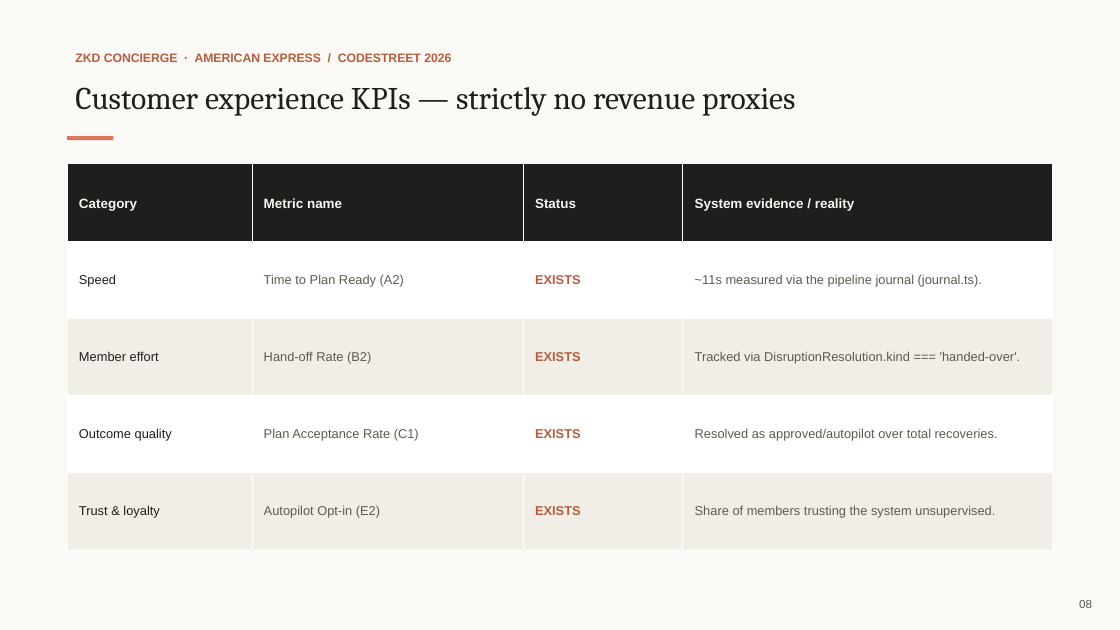
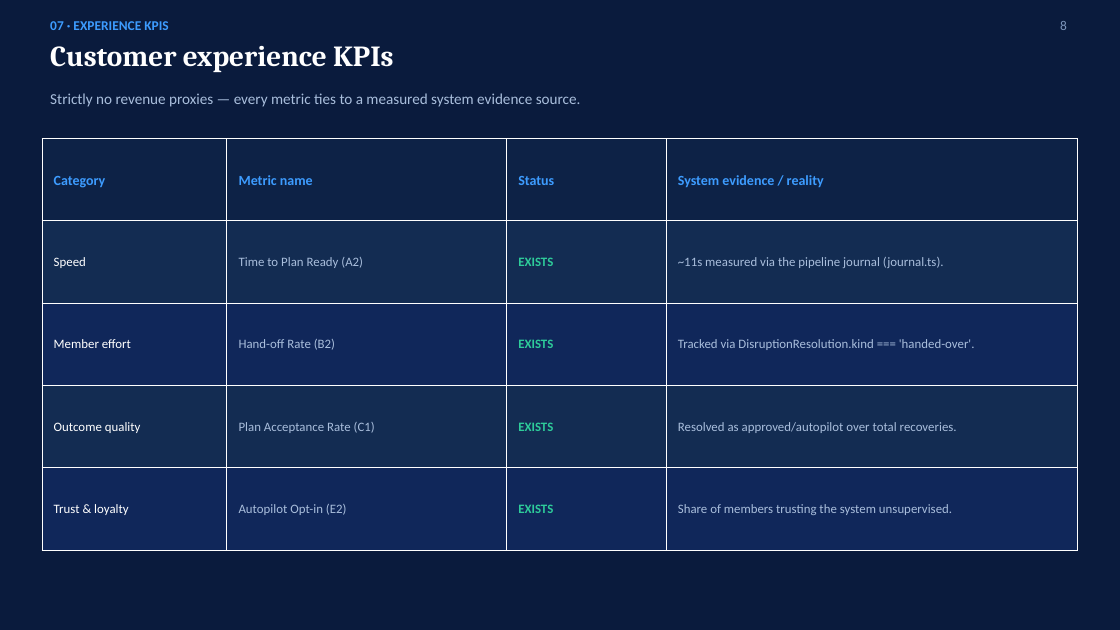
Before and after one commit to Krishna-529/amex-hackathon-2026, a slide deck: slide 8 of assets/deck/ZKD_Concierge_Codestreet_2026.pptx. Drawn at 1120x630 pixels with LibreOffice and Linux fonts; fonts in the diff are those of the drawing. Boxes give left, top, right and bottom in pixels: in the first picture for what was removed or moved away, otherwise in the second. Text is boxed around its words. In the diff, an @@ line names an element or a change of style, - is before the commit and + after.

Commit message:
Restyle pitch deck to match PPT.pptx's design system
Replace the earlier Claude-brand attempt with the team's own visual
language from assets/deck/PPT.pptx: deep navy background, electric-
blue accent (#3D9CFF), Cambria headlines over Calibri body copy, and
colored status labels (red/green/amber/purple) on flat card panels.
Content and slide structure are unchanged.

```diff
--- a/assets/deck/ZKD_Concierge_Codestreet_2026.pptx
+++ b/assets/deck/ZKD_Concierge_Codestreet_2026.pptx
@@ background #FFFFFF to #0A1B3D @@
@@ rectangle removed at [0,0,1120,630] @@
@@ text added at [50,21,168,30], 11.5 pt, text #3D9CFF, bold @@
+07 · EXPERIENCE KPIS
@@ text added at [1060,21,1067,30], 11.5 pt, text #7B94BA @@
+8
@@ text at [50,46,393,72]: text changed; size 27 to 25 pt; text colour #1F1E1C to #FFFFFF; bold on @@
-Customer experience KPIs — strictly no revenue proxies
+Customer experience KPIs
@@ text removed at [75,53,451,62] @@
-ZKD CONCIERGE · AMERICAN EXPRESS / CODESTREET 2026
@@ text added at [50,93,581,107], 13 pt, text #A9BEDC @@
+Strictly no revenue proxies — every metric ties to a measured system evidence source.
@@ table at [42,139,1078,550] @@
@@ fill #1F1E1C to #0D2246 in row 1 @@
@@ fill #FFFFFF to #132C52 in 8 cells @@
@@ fill #F0EEE6 to #10275A in 8 cells @@
@@ size 11.5 to 12 pt, text colour #F7F5F0 to #3D9CFF in "Category", "Metric name", "Status", "System evidence / reality" @@
@@ font Arial to Calibri @@
@@ text colour #1F1E1C to #FFFFFF in "Speed", "Member effort", "Outcome quality", "Trust & loyalty" @@
@@ text colour #5E5A52 to #A9BEDC in "Time to Plan Ready (A2)", "~11s measured via the pipeline journal (journal.ts).", "Hand-off Rate (B2)", "Tracked via DisruptionResolution.kind === 'handed-over'." and 4 more places @@
@@ text colour #B85C3E to #2ECC9A in "EXISTS", "EXISTS", "EXISTS", "EXISTS" @@
@@ table: place and size @@
-table at [67,164,1053,550]
+table at [42,139,1078,550]
@@ rectangle removed at [67,136,113,140] @@
@@ text removed at [1079,600,1092,608] @@
-08
```
Also in this commit, not shown: 9 other slides changed, 1 other file.
